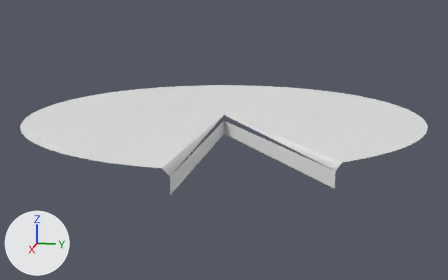
The OBJ model Assets/Models/Slice90.obj: old version first, new version second.
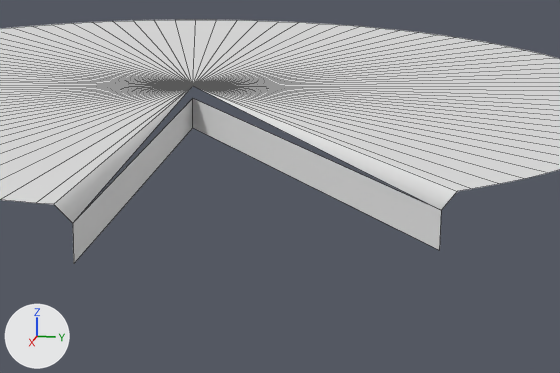
Each version appears first whole from a 50 mm camera at (3.083, 0.616, 0.637) aimed at (0.019, 0.004, -0.129), and next in a close-up on the part from 31% to 87% of the width and 27% to 87% of the height. Lighting does not change. The marker at lower left points along +X, +Y and +Z. The close-ups show mesh edges as thin lines. Where no turn or scale is listed for an object, it has been applied to the vertices.

Objects in the first close-up: 'Slice90'.
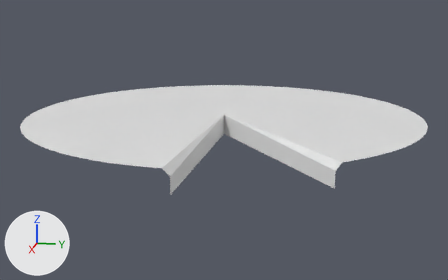
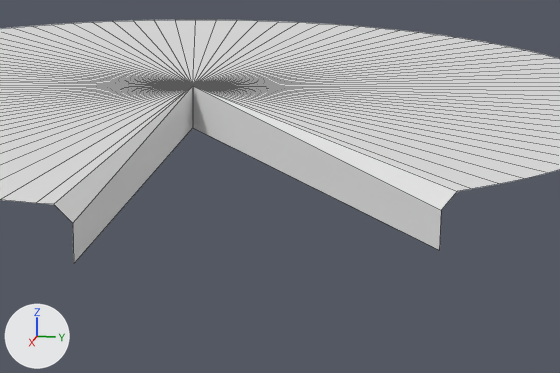
Location of each change, (x1, y1, x2, y2) in pixels of the close-ups (560 x 373 px; the box of a moved part takes in the faces that stretch with it):
part 1 of me_slice90, moved or reshaped
    before: (73, 99, 441, 263)
    after: (73, 86, 441, 263)

Diff of the bpy script that builds the scene:
```diff
--- a/Assets/Models/Slice90.obj.py
+++ b/Assets/Models/Slice90.obj.py
@@ me_slice90 @@
 me_slice90.from_pydata(...)  # 98 vertices, 94 faces; spans x -1.0..1.0, y -1.0..1.0, z -0.1..0.0
 # used by ob_slice90; location = (0.0, 0.0, 0.0)
 # verts and faces of me_slice90; kept vertices keep their numbers, new ones are numbered from 98
 # before: 0 (0.0, 0.0, 0.0) at pixel (192, 85), 2 (1.0, 0.0, -0.03) at pixel (72, 223), 93 (0.81, 0.59, -0.03) at pixel (441, 210), 94 (0.0, 0.0, -0.1) at pixel (192, 127), 95 (0.0, 0.0, -0.03) at pixel (192, 98)
 # before: 96 (1.0, 0.0, -0.1) at pixel (73, 263), 97 (0.81, 0.59, -0.1) at pixel (439, 250)
+# me_slice90 part 1
+delete_vertices([95])  # with the faces that use them
+faces += [(0, 2, 96, 94), (0, 94, 97, 93)]
```
